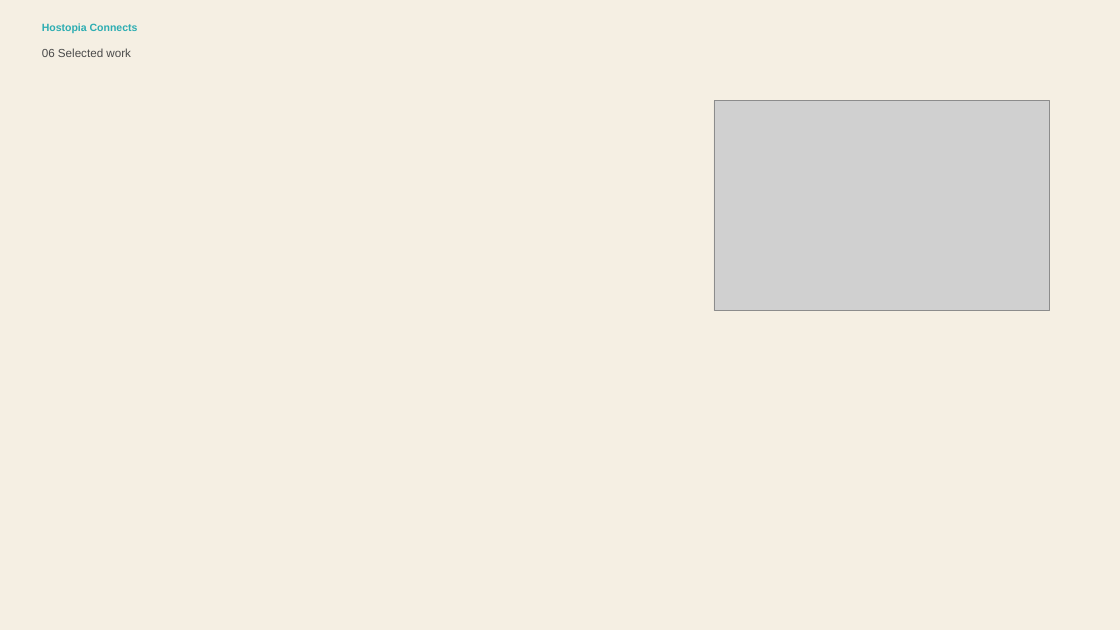
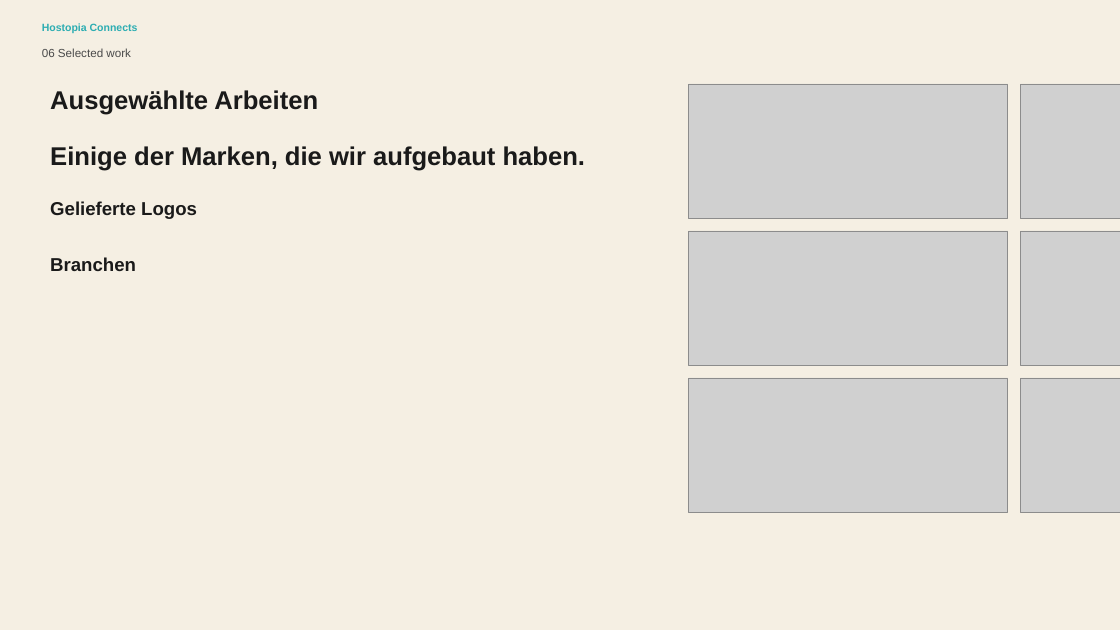
Before and after one commit to ginocardenas-cpu/hostopiaconnects, a slide deck: slide 6 of public/assets/editable/professional-logo-design-sales-presentation-2/de/Professional Logo Design Sales Presentation - de.pptx. Drawn at 1120x630 pixels with LibreOffice and Linux fonts; fonts in the diff are those of the drawing; grey boxes stand for pictures; background and template pictures are left out. Boxes give left, top, right and bottom in pixels: in the first picture for what was removed or moved away, otherwise in the second. Text is boxed around its words. In the diff, an @@ line names an element or a change of style, - is before the commit and + after.

```diff
--- a/public/assets/editable/professional-logo-design-sales-presentation-2/de/Professional Logo Design Sales Presentation - de.pptx
+++ b/public/assets/editable/professional-logo-design-sales-presentation-2/de/Professional Logo Design Sales Presentation - de.pptx
@@ picture: place and size @@
-picture at (714,101,1050,311)
+picture at (689,84,1008,218)
@@ picture added at (1021,84,1120,218) @@
@@ text added at (50,90,318,115), 22 pt, text #1A1A1A, bold @@
+Ausgewählte Arbeiten
@@ text added at (50,146,585,171), 22 pt, text #1A1A1A, bold @@
+Einige der Marken, die wir aufgebaut haben.
@@ text added at (50,201,197,219), 16 pt, text #1A1A1A, bold @@
+Gelieferte Logos
@@ picture added at (689,231,1008,365) @@
@@ picture added at (1021,231,1120,365) @@
@@ text added at (50,257,136,271), 16 pt, text #1A1A1A, bold @@
+Branchen
@@ picture added at (689,378,1008,513) @@
@@ picture added at (1021,378,1120,513) @@
```
Also in this commit, not shown: 12 other slides changed, 37 other files.
